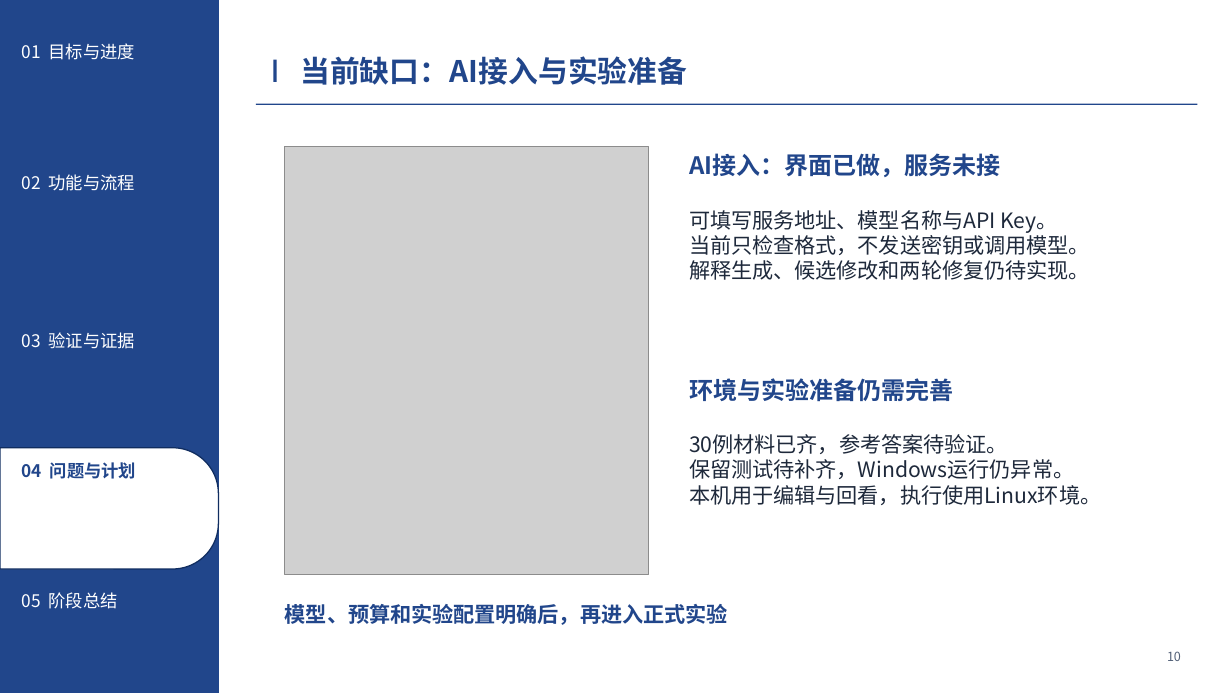
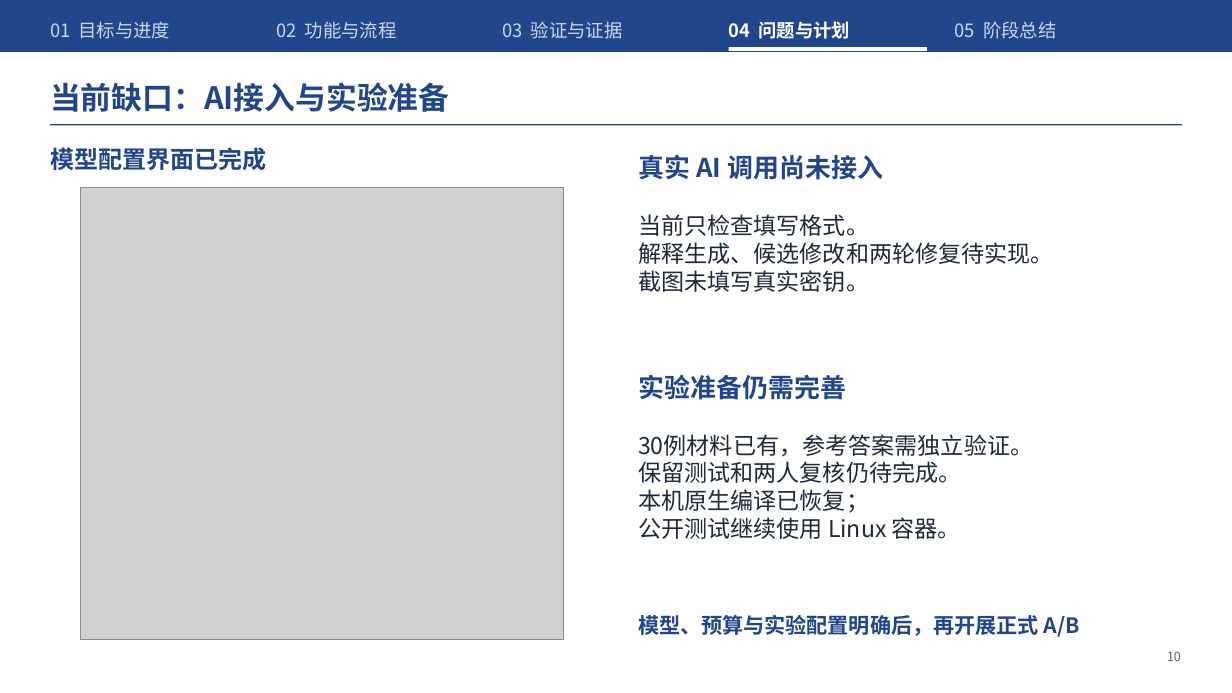
Before and after one commit to Frank72316/cangjie-code-doctor, a slide deck: slide 10 of docs/midterm-defense.pptx. Drawn at 1232x693 pixels with LibreOffice and Linux fonts; fonts in the diff are those of the drawing; grey boxes stand for pictures. Boxes give left, top, right and bottom in pixels: in the first picture for what was removed or moved away, otherwise in the second. Text is boxed around its words. In the diff, an @@ line names an element or a change of style, - is before the commit and + after.

```diff
--- a/docs/midterm-defense.pptx
+++ b/docs/midterm-defense.pptx
@@ rectangle: place and size @@
-rectangle at bbox=[0, 0, 218, 693]
+rectangle at bbox=[0, 0, 1232, 52]
@@ text "01 目标与进度": place and size @@
-text "01 目标与进度" at bbox=[22, 43, 135, 60]
+text "01 目标与进度" at bbox=[50, 21, 171, 39]
@@ text "02 功能与流程": place and size @@
-text "02 功能与流程" at bbox=[22, 174, 135, 191]
+text "02 功能与流程" at bbox=[276, 21, 397, 39]
@@ text "03 验证与证据": place and size @@
-text "03 验证与证据" at bbox=[22, 332, 135, 349]
+text "03 验证与证据" at bbox=[502, 21, 623, 39]
@@ text "04 问题与计划": place and size @@
-text "04 问题与计划" at bbox=[22, 462, 136, 479]
+text "04 问题与计划" at bbox=[729, 21, 851, 39]
@@ text "04 问题与计划" at bbox=[729, 21, 851, 39]: size 13.5 to 14.2 pt, text colour #21468B to #FFFFFF @@
@@ size 13.5 to 14.2 pt, text colour #FFFFFF to #CDD9EF in 4 elements at bbox=[50, 21, 171, 39], bbox=[276, 21, 397, 39], bbox=[502, 21, 623, 39], bbox=[955, 21, 1056, 39] @@
@@ text "05 阶段总结": place and size @@
-text "05 阶段总结" at bbox=[22, 592, 118, 609]
+text "05 阶段总结" at bbox=[955, 21, 1056, 39]
@@ rectangle added at bbox=[729, 47, 928, 51], fill #FFFFFF @@
@@ text "当前缺口：AI接入与实验准备": place and size @@
-text "当前缺口：AI接入与实验准备" at bbox=[300, 56, 687, 85]
+text "当前缺口：AI接入与实验准备" at bbox=[50, 82, 450, 112]
@@ text "当前缺口：AI接入与实验准备" at bbox=[50, 82, 450, 112]: size 23.2 to 24 pt @@
@@ rectangle removed at bbox=[274, 60, 277, 82] @@
@@ rectangle: place and size @@
-rectangle at bbox=[256, 104, 1198, 104]
+rectangle at bbox=[50, 124, 1182, 125]
@@ text added at bbox=[50, 147, 266, 170], 18.8 pt, text #21468B, bold @@
+模型配置界面已完成
@@ picture removed at bbox=[285, 146, 649, 575] @@
@@ text added at bbox=[638, 154, 883, 180], 20.2 pt, text #21468B, bold @@
+真实 AI 调用尚未接入
@@ text removed at bbox=[689, 153, 1001, 177] @@
-AI接入：界面已做，服务未接
@@ picture added at bbox=[80, 188, 565, 640] @@
@@ text at bbox=[638, 214, 1054, 292]: text changed; size 16.5 to 18 pt @@
-可填写服务地址、模型名称与API Key。
-当前只检查格式，不发送密钥或调用模型。
-解释生成、候选修改和两轮修复仍待实现。
+当前只检查填写格式。
+解释生成、候选修改和两轮修复待实现。
+截图未填写真实密钥。
@@ text at bbox=[638, 374, 846, 400]: text changed; size 18.8 to 20.2 pt @@
-环境与实验准备仍需完善
+实验准备仍需完善
@@ round same rect removed at bbox=[0, 448, 219, 569] @@
@@ text at bbox=[638, 434, 1033, 539]: text changed; size 16.5 to 18 pt @@
-30例材料已齐，参考答案待验证。
-保留测试待补齐，Windows运行仍异常。
-本机用于编辑与回看，执行使用Linux环境。
+30例材料已有，参考答案需独立验证。
+保留测试和两人复核仍待完成。
+本机原生编译已恢复；
+公开测试继续使用 Linux 容器。
@@ text at bbox=[638, 615, 1080, 637]: text changed @@
-模型、预算和实验配置明确后，再进入正式实验
+模型、预算与实验配置明确后，再开展正式 A/B
```
Also in this commit, not shown: 10 other slides changed, 6 other files.
